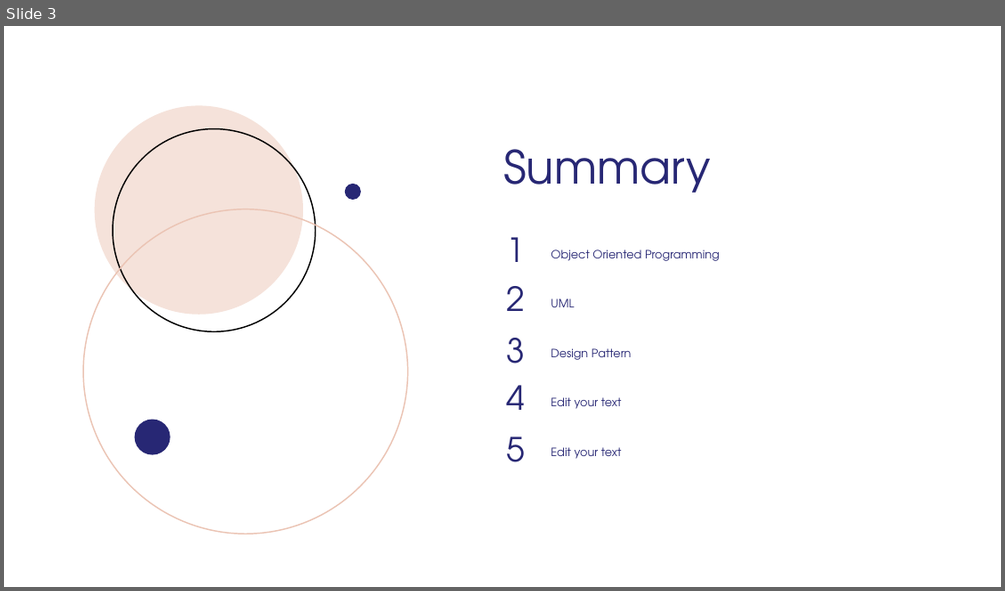
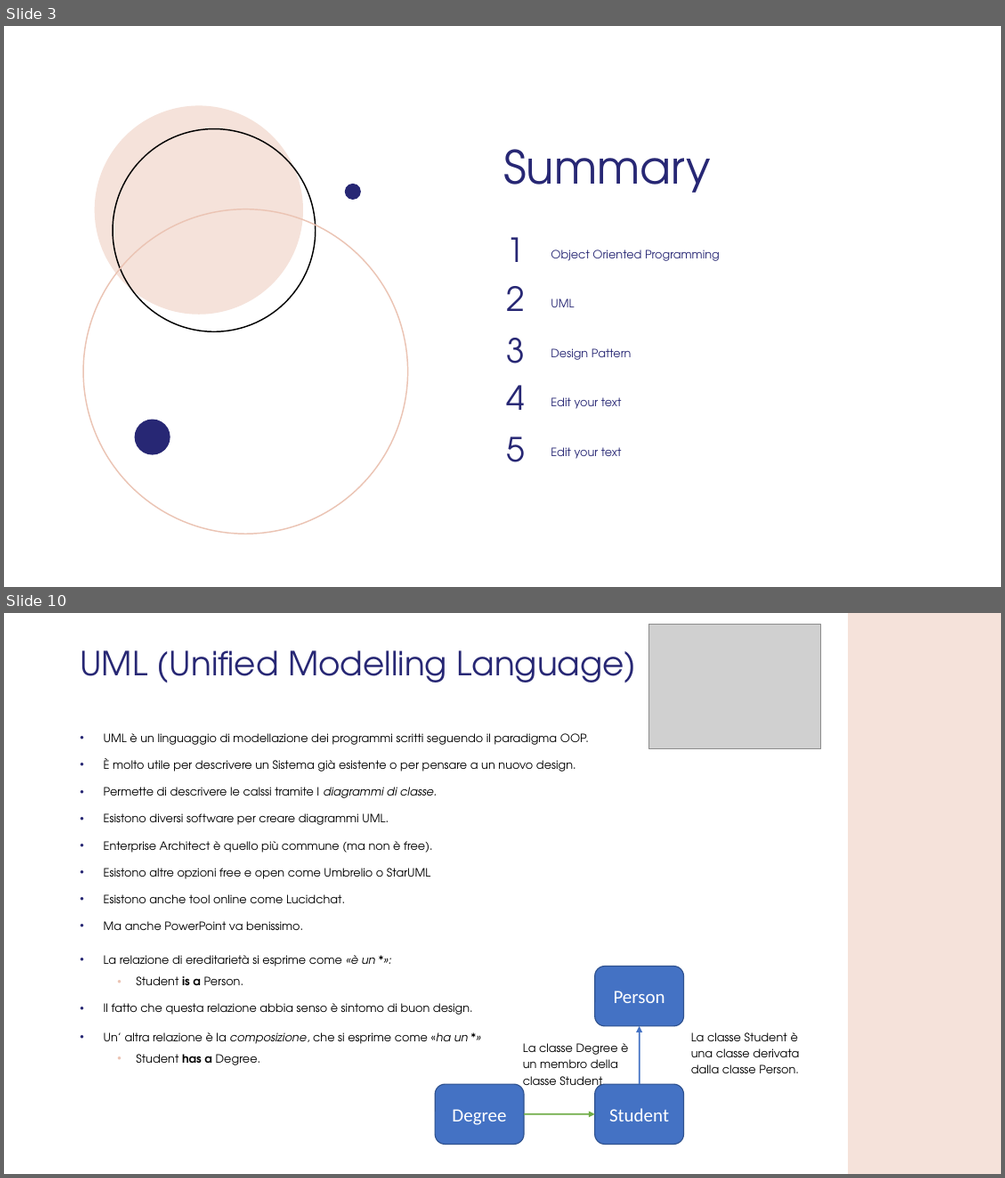
Before and after one commit to GMATZEU42/WS, a slide deck: WS02/WS_2.odp. Shown one above the other, each under a label of ours: slide 3 before the commit, slides 3 and 10 after it; the slides between them are not shown. The pictures are 1005x591 and 1005x1178 pixels, drawn with LibreOffice and Linux fonts; fonts in the diff are those of the drawing; grey boxes stand for pictures; background and template pictures are left out. Boxes give left, top, right and bottom in pixels: in the first picture for what was removed or moved away, otherwise in the second. Text is boxed around its words. In the diff, an @@ line names an element or a change of style, - is before the commit and + after.

```diff
--- a/WS02/WS_2.odp
+++ b/WS02/WS_2.odp
@@ slide 10 added at (4,613,1001,1174), background #FFFFFF @@
@@ picture added at (648,625,820,749) @@
@@ freeform shape added at (848,613,1001,1174), fill #F5E2DA @@
@@ title added at (80,650,636,682), 32 pt, text #272774 @@
+UML (Unified Modelling Language)
@@ text added at (104,733,589,930), 11 pt, text #000000 @@
+• UML è un linguaggio di modellazione dei programmi scritti seguendo il paradigma OOP.
+• È molto utile per descrivere un Sistema già esistente o per pensare a un nuovo design.
+• Permette di descrivere le calssi tramite I diagrammi di classe.
+• Esistono diversi software per creare diagrammi UML.
+• Enterprise Architect è quello più commune (ma non è free).
+• Esistono altre opzioni free e open come Umbrelio o StarUML
+• Esistono anche tool online come Lucidchat.
+• Ma anche PowerPoint va benissimo.
@@ text added at (104,955,473,1014), 11 pt, text #000000 @@
+• La relazione di ereditarietà si esprime come «è un *»:
+  • Student is a Person.
+• Il fatto che questa relazione abbia senso è sintomo di buon design.
@@ freeform shape added at (595,966,684,1026), fill #4472C4, outline #2F528F 0.99 pt, 18 pt, text #FFFFFF @@
+Person
@@ text added at (104,1032,469,1065), 11 pt, text #000000 @@
+• Un’ altra relazione è la composizione, che si esprime come «ha un *»
+  • Student has a Degree.
@@ arrow added from (639, 1084) to (639, 1026), #4472C4 1.5 pt @@
@@ text added at (691,1032,799,1073), 11 pt, text #000000 @@
+La classe Student è una classe derivata dalla classe Person.
@@ text added at (523,1043,628,1091), 11 pt, text #000000 @@
+La classe Degree è un membro della classe Student
@@ freeform shape added at (435,1084,524,1144), fill #4472C4, outline #2F528F 0.99 pt, 18 pt, text #FFFFFF @@
+Degree
@@ freeform shape added at (595,1084,684,1144), fill #4472C4, outline #2F528F 0.99 pt, 18 pt, text #FFFFFF @@
+Student
@@ arrow added from (524, 1114) to (595, 1114), #70AD47 1.5 pt @@
```
Also in this commit, not shown: 1 slide changed, 9 other slides added, 1 slide removed, 2 other files.
